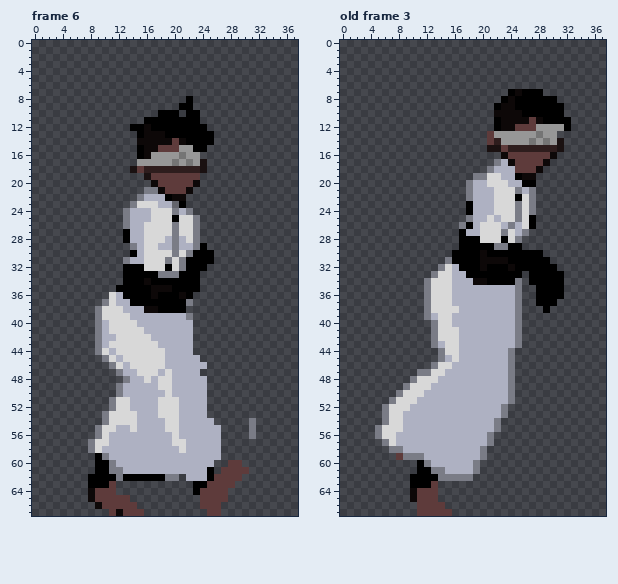
Edited in one commit: pixel-art file (Assets/Raw Files/Sprite-0002.aseprite). This is how it looked before the edit.
38x68 pixels, 6 frames. Colours within 5 levels of each other are drawn and written as one. Shown: frame 6, old frame 3. The commit also changed other frames, which this record leaves out.
After the commit:
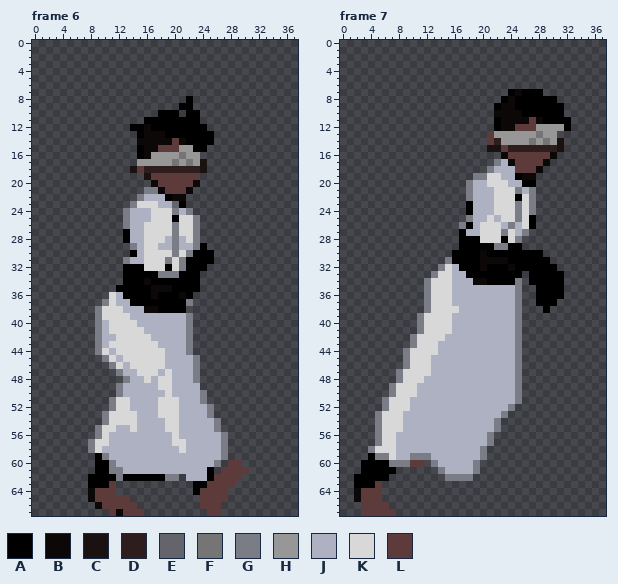
Palette (. is transparent): A #000000  B #0d0808  C #1a1111  D #2e1d1d  E #63646c  F #757575  G #7a7c86  H #979797  J #aeb1c2  K #d8d8d8  L #5e3b3b
A new or re-ordered frame is compared with the old frame closest to it.
Diff:
frames 6 -> 8
Changed rows in their new state; - is an unchanged pixel.
Frame 6, layer "Layer 4":
first column x 22:
40 G---------
41 G---------
42 G---------
43 G---------
44 G---------
45 -G--------
46 -G.-------
47 -G--------
48 -G.-------
49 --.-------
50 --G-------
51 --G-------
52 ---G------
53 ---G------
54 ----G----.
55 ----G----.
56 -----G---.
57 -----G----
58 -----G----
59 -----G----
60 ----G-----
Frame 7 is new; against old frame 3, layer "Layer 4":
first column x 2:
39 ---------GKK------------
40 ---------GKK------------
41 ---------GKK--J---------
42 --------GKKK-JJ---------
43 --------GKKK-JJ---------
44 -------GKKKKJJJ-------JG
45 -------GKKKJJ-J-------JG
46 -------GKKKJJJ--------JG
47 ------GKKKKJJ---------JG
48 ------GKK-JJ----------JG
49 -----GKK-JJ-----------JG
50 -----GK--J------------JG
51 ----GK--J-------------JG
52 ---------------------JG-
53 ---GK-------------------
54 ---GK-------------------
57 ---GK-------------------
58 --GKKKJ-----------------
59 --AGGKJJ--G-------------
60 -AAAAGGGLL.G------------
61 -AAAAA---...------------
62 AAAAA---.....-----------
63 AAAL----....------------
64 BLLL----....------------
65 BLLL----....------------
66 -LLLL----....-----------
67 -LLLLL---.....----------
